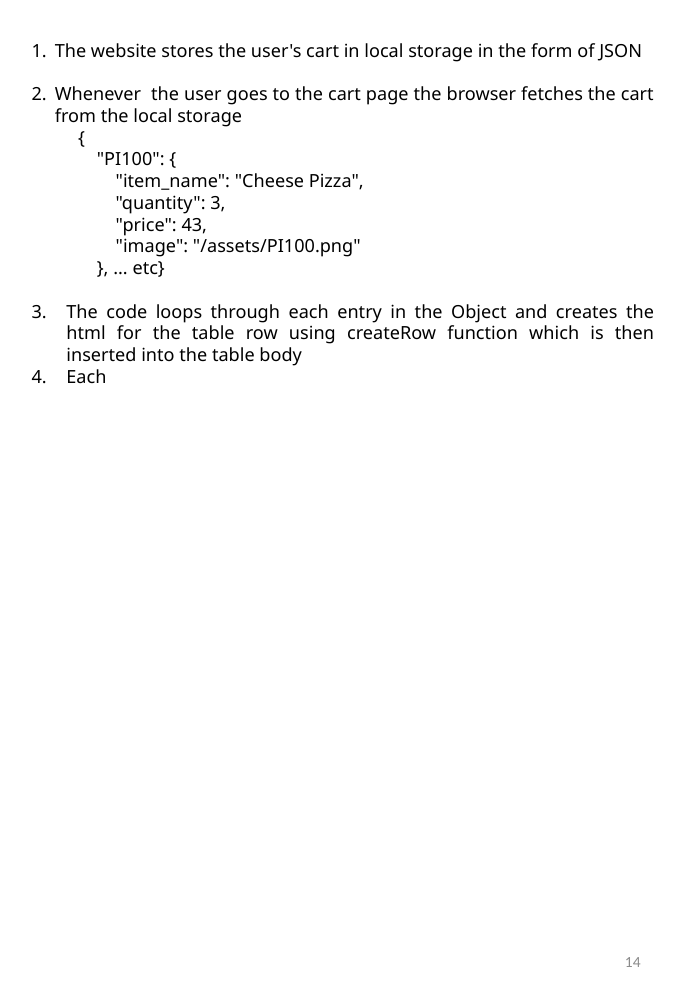
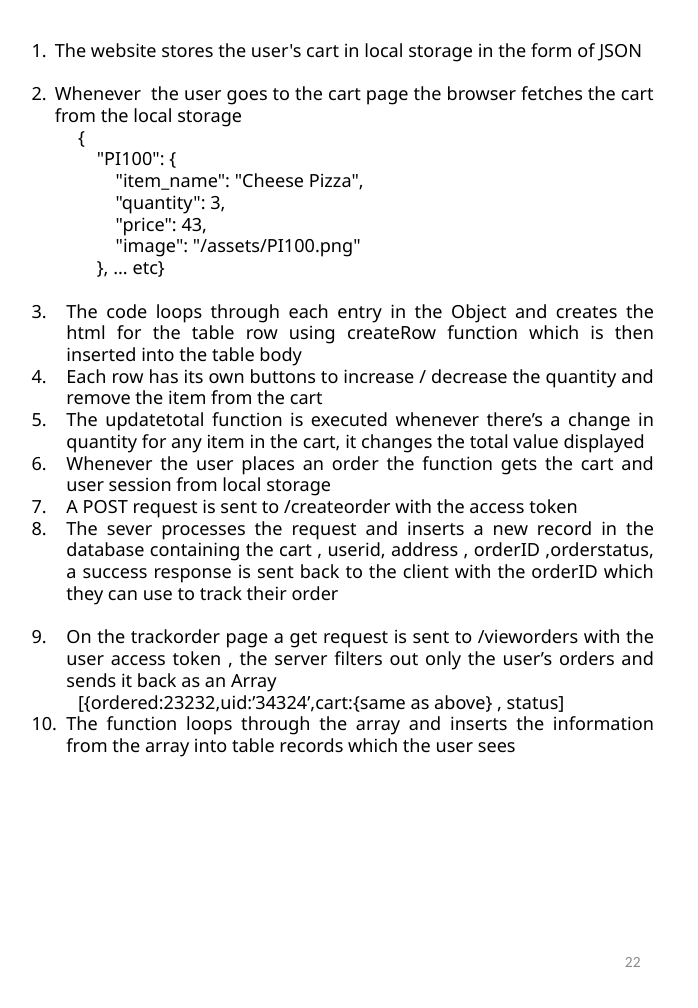
Before and after one commit to Agentgilspy/Food-Ordering-Website, a slide deck: slide 24 of ICT-171 Documentation.pptx (slide 23 before the commit). Drawn at 698x1008 pixels with LibreOffice and Linux fonts; fonts in the diff are those of the drawing. Boxes give left, top, right and bottom in pixels: in the first picture for what was removed or moved away, otherwise in the second. Text is boxed around its words. In the diff, an @@ line names an element or a change of style, - is before the commit and + after.

```diff
--- a/ICT-171 Documentation.pptx
+++ b/ICT-171 Documentation.pptx
@@ text at <box>66,369,654,757</box>: text changed @@
-4. Each
+4. Each row has its own buttons to increase / decrease the quantity and remove the item from the cart
+5. The updatetotal function is executed whenever there’s a change in quantity for any item in the cart, it changes the total value displayed
+6. Whenever the user places an order the function gets the cart and user session from local storage
+7. A POST request is sent to /createorder with the access token
+8. The sever processes the request and inserts a new record in the database containing the cart , userid, address , orderID ,orderstatus, a success response is sent back to the client with the orderID which they can use to track their order
+9. On the trackorder page a get request is sent to /vieworders with the user access token , the server filters out only the user’s orders and sends it back as an Array
+  [{ordered:23232,uid:’34324’,cart:{same as above} , status]
+10. The function loops through the array and inserts the information from the array into table records which the user sees
@@ text at <box>625,957,641,967</box>: text changed @@
-14
+22
```
Also in this commit, not shown: 17 other slides changed, 1 slide added, 2 slides removed.
